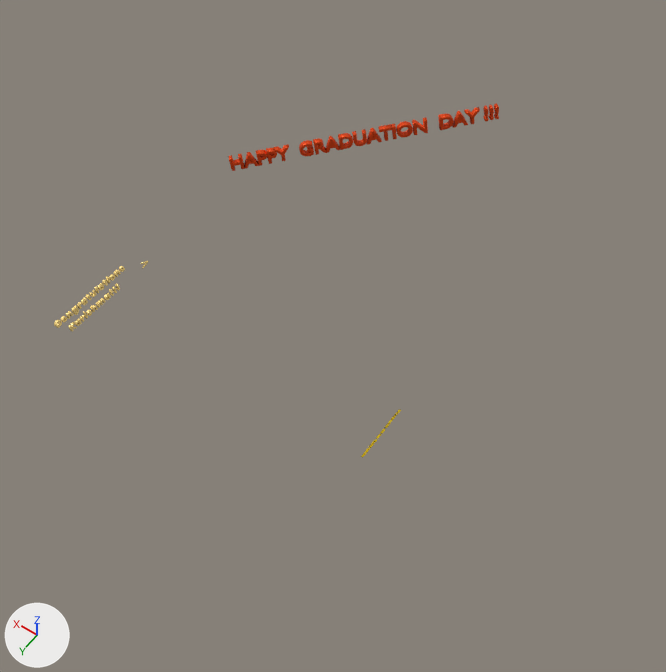
One commit to the glTF model energeticAlpaca/3d/wishesScene.gltf: the scene before it, then after it.
One viewpoint serves both versions: a 50 mm camera at (-24.2, 20.6, 45.3) aimed at (-4.0, -7.6, 0.8). The axes (+X, +Y, +Z) are drawn at lower left. The lights are the same throughout. Where no turn or scale is listed for an object, it has been applied to the vertices.

Objects in the first picture: 'Text', 'Text.002', 'Text.004', 'Text.005'.
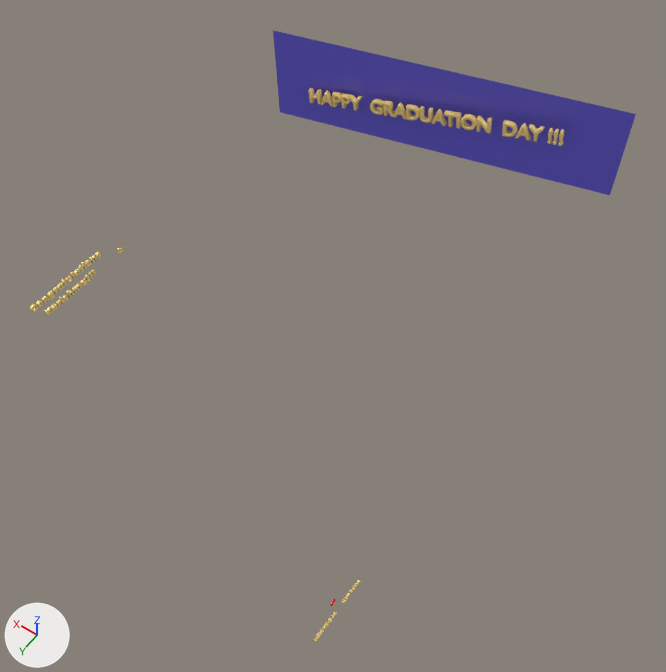
Changed parts and their boxes (x1, y1, x2, y2) in the pictures (666 x 672 px):
'Plane', added (blue): after (273, 30, 636, 195)
'Text.004', recoloured, moved, turned: before (228, 103, 499, 171); after (308, 88, 564, 146)
'Text.002', moved: before (54, 266, 125, 332); after (30, 252, 101, 316)
'Text', moved: before (361, 409, 401, 457); after (313, 580, 360, 642)
'Text.005', moved: before (141, 261, 148, 268); after (117, 247, 125, 255)

Patch to the scene script:
```diff
--- a/energeticAlpaca/3d/wishesScene.gltf.py
+++ b/energeticAlpaca/3d/wishesScene.gltf.py
@@ mat_material @@
+mat_material = principled_material('Material')
+mat_material.base_color = (0.16, 0.125, 0.8)  # blue #6f63e7
+mat_material.roughness = 0.4
@@ me_text_013 @@
 me_text_013.from_pydata(...)  # 12624 vertices, 25192 faces; spans x 0.04..13.8, y -0.05..0.73, z -0.16..0.16
-me_text_013.materials.append(mat_material_001)  # orange #e74700
+me_text_013.materials.append(mat_gold_003)  # yellow #ffde87
@@ me_plane_001 @@
+me_plane_001.from_pydata([(12.1, 2.9, -3.6), (12.0, 3.3, 3.6), (-12.1, -2.9, 3.6), (-12.0, -3.3, -3.6)], [], [(0, 1, 2), (0, 2, 3)])
+me_plane_001.materials.append(mat_material)  # blue #6f63e7
@@ ob_text_002 @@
 ob_text_002 = bpy.data.objects.new('Text.002', me_text_011)
-ob_text_002.location = (8.0, 0.09, 3.58)
+ob_text_002.location = (10.0, 0.09, 3.58)
@@ ob_text @@
 ob_text = bpy.data.objects.new('Text', me_text_012)
-ob_text.location = (-10.0, -5.91, 0.0)
+ob_text.location = (-14.0, 4.09, 0.0)
@@ ob_text_004 @@
 ob_text_004 = bpy.data.objects.new('Text.004', me_text_013)
-ob_text_004.location = (8.91, -13.91, 3.0)
-ob_text_004.rotation_euler = (1.497, -0.118, -2.367)  # degrees (86, -6.8, -136)
+ob_text_004.location = (8.91, -22.91, 3.0)
+ob_text_004.rotation_euler = (1.497, -0.118, -2.933)  # degrees (86, -6.8, -168)
 ob_text_004.scale = (1.33, 1.33, 1.33)
@@ ob_text_005 @@
 ob_text_005 = bpy.data.objects.new('Text.005', me_text_014)
-ob_text_005.location = (7.62, -3.73, 2.85)
+ob_text_005.location = (9.62, -3.73, 2.85)
@@ ob_plane @@
+ob_plane = bpy.data.objects.new('Plane', me_plane_001)
+ob_plane.location = (-0.38, -25.73, 4.35)
```
